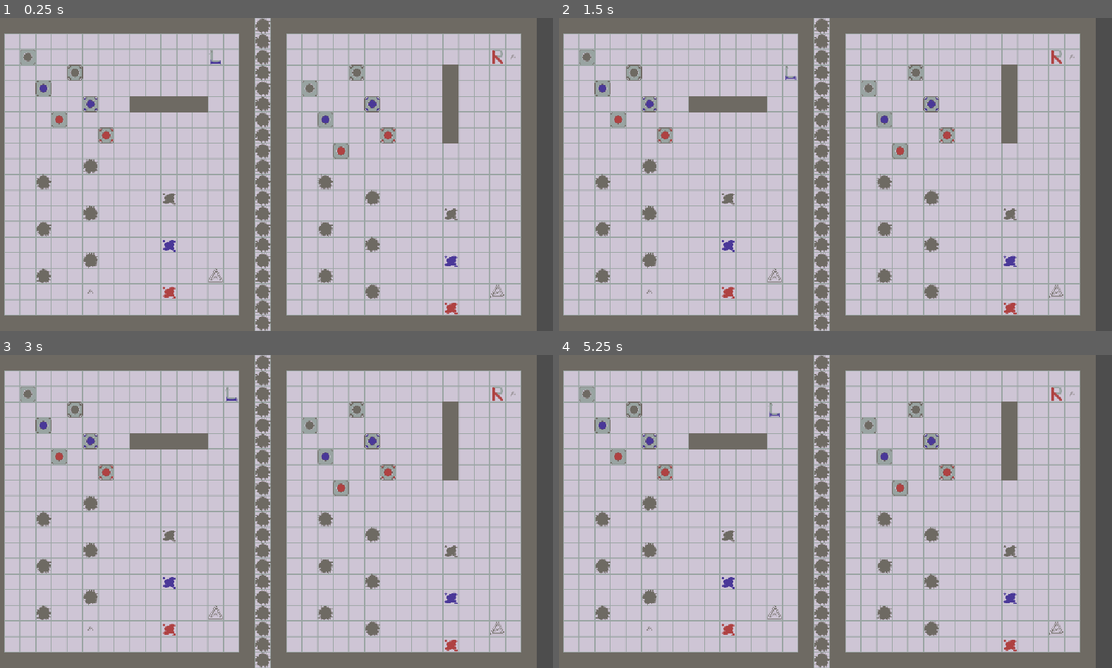
Above: before the commit, frames 1-4 (two rows, left to right).
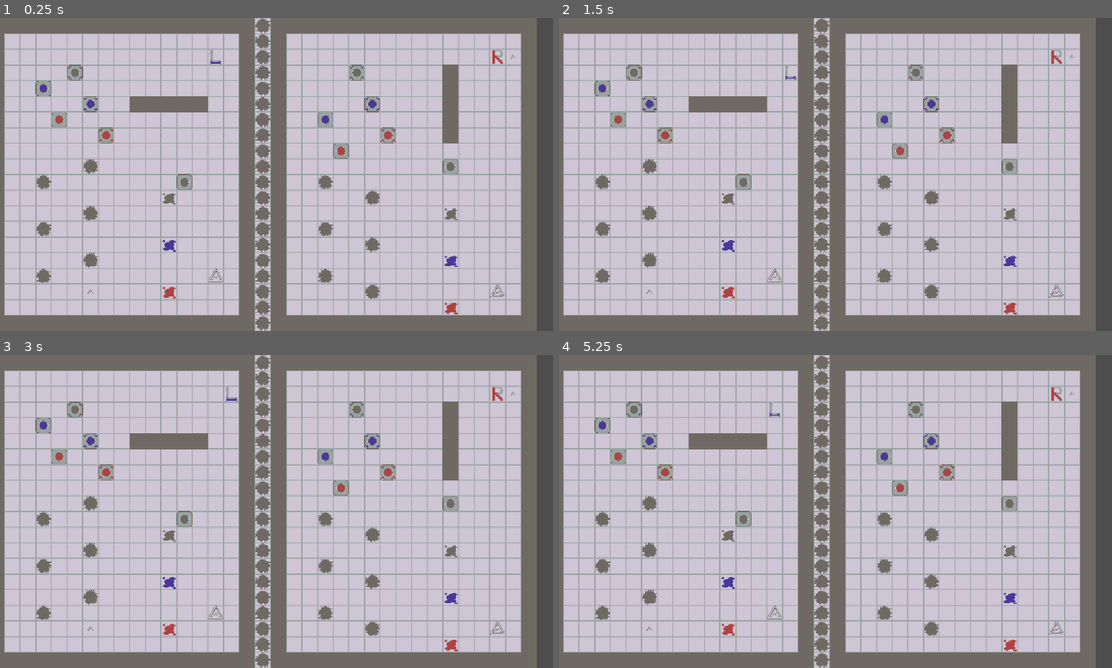
Above: after the commit, the same moments.

Repository: whitsettbe/kcol-f26-gamedevproj-cb
Game: Godot game, scene res://scenes/main.tscn
The game is run twice, just before and just after one commit, with the same random seed, the same clock (stepped at 60 frames per second) and the same inputs.
Inputs:
- Up to frame 1 (0.25 s): no input
- Up to frame 2 (1.5 s): tap Enter at 0.5 s; hold D (L_right) 0.53-1.28 s; tap Space at 1.25 s; hold S (L_down) from 1.28 s (still down)
- Up to frame 3 (3 s): tap Enter at 2 s; release S (L_down) at 2.03 s; hold D (L_right) 2.03-2.78 s; tap Space at 2.75 s; hold W (L_up) from 2.78 s (still down)
- Up to frame 4 (5.25 s): tap Enter at 3.5 s; release W (L_up) at 3.53 s; hold A (L_left) 3.53-5.03 s; tap Space at 4.25 s; hold S (L_down) from 5.03 s (still down)

The runs differ from the first frame. In frame 1, 0.5% of the frame differs, in the area x 3-83%, y 10-55%; in frame 2, 0.5%; in frame 3, 0.5%; in frame 4, 0.5%.

Commit message:
Entangled blocks roll, rolling blocks don't "add"
Sending a rolling block into another rolling block no longer combines motions.

Diff:
--- a/TornAsunder/scenes/main.tscn
+++ b/TornAsunder/scenes/main.tscn
@@ -37,7 +37,7 @@
 tile_set = ExtResource("2_tbgi4")
 
 [node name="Block" parent="." unique_id=1094868734 instance=ExtResource("1_ig7tw")]
-position = Vector2(80, 80)
+position = Vector2(400, 336)
 rolling = true
 
 [node name="Block2" parent="." unique_id=2121153980 instance=ExtResource("1_ig7tw")]
@@ -49,7 +49,8 @@
 blockColor = 2
 
 [node name="Block4" parent="." unique_id=1803402661 instance=ExtResource("1_ig7tw")]
-position = Vector2(656, 144)
+position = Vector2(944, 304)
+rolling = true
 
 [node name="Block5" parent="." unique_id=250797354 instance=ExtResource("1_ig7tw")]
 position = Vector2(688, 208)
@@ -92,12 +93,14 @@
 script = ExtResource("4_1bvp3")
 partner = NodePath("../Entangled6")
 blockType = 2
+rolling = true
 
 [node name="Entangled6" parent="." unique_id=1815994205 node_paths=PackedStringArray("partner") instance=ExtResource("1_ig7tw")]
 position = Vector2(752, 112)
 script = ExtResource("4_1bvp3")
 partner = NodePath("../Entangled5")
 blockType = 2
+rolling = true
 
 [node name="Leo" parent="." unique_id=157698511 instance=ExtResource("1_ig7tw")]
 position = Vector2(464, 80)
--- a/TornAsunder/scripts/block.gd
+++ b/TornAsunder/scripts/block.gd
@@ -21,8 +21,11 @@
 # Make an enum dropdown for block type
 #  (level listens to this and attaches scripts automatically)
 @export var blockType : BlockType
+
 @export var blockColor : BlockColor
 @export var rolling : bool
+
+var roll_direction = Vector2.ZERO
 
 # Set up raycaster to test proximal block
 @onready var ray = $RayCast2D
@@ -43,6 +46,9 @@
 
 	# If some successor was marked unmovable, don't move
 	if false in successors.values():
+		# Rolling also stops if we can't move
+		roll_direction = Vector2.ZERO
+
 		return false
 
 	# Otherwise, move this block and the successors
@@ -87,8 +93,9 @@
 	# Add successors of later blocks
 	for successor in immediate:
 		total[successor] = (successor is Block and
-				successor.pushable_by_color(pusher_color))
-		if successor is Block:
+				successor.pushable_by_color_in_dir(pusher_color, dir_vect))
+		print(self, successor, pusher_color, dir_vect, total[successor])
+		if total[successor]:
 			total.merge(successor.get_all_successors(dir_vect, pusher_color))
 
 	return total
@@ -96,7 +103,9 @@
 
 # Determine whether this block is pushable
 #  by an agent of a particular color
-func pushable_by_color(col : BlockColor):
+func pushable_by_color_in_dir(col : BlockColor, dir_vect : Vector2):
+	if not roll_direction in [Vector2.ZERO, dir_vect]:
+		return false
 	if blockColor == BlockColor.NONE:
 		return true
 	return col == blockColor
@@ -108,14 +117,19 @@
 # To do so, move the entire block and lag the sprite,
 # which will automatically try to "catch up"
 # (see block_sprite.gd);
-func move_single(dir_vect):
+func move_single(dir_vect : Vector2):
 	$SpriteTile.position -= dir_vect
 	position += dir_vect
 
 	# If a rolling block, try to move again
 	if rolling:
-		await get_tree().create_timer(ROLL_DELAY).timeout
-		move_if_possible(dir_vect)
+		roll(dir_vect)
+
+# Trigger another motion after a timeout
+func roll(dir_vect : Vector2):
+	roll_direction = dir_vect
+	await get_tree().create_timer(ROLL_DELAY).timeout
+	move_if_possible(dir_vect)
 
 
 # Replace the current tile with a floor
--- a/TornAsunder/scripts/entangled.gd
+++ b/TornAsunder/scripts/entangled.gd
@@ -13,6 +13,10 @@
 		"{0} must be the partner of its partner".format([self]))
 	assert(partner.blockColor == blockColor,
 		"{0} and its partner should have the same color".format([self]))
+	assert(partner.rolling == rolling,
+		"{0} and its partner should have the same rolling status".format([self]))
+	assert(partner.rolling == rolling,
+		"{0} and its partner should have distinct names".format([self]))
 	super()
 
 
@@ -32,6 +36,19 @@
 	return out
 
 
+# Since both this block and its partner will be
+#  asked to roll, only one needs to do so.
+#  Assumes distinct names.
+func roll(dir_vect : Vector2):
+	# Ensure both entangled blocks appear to be rolling,
+	#  though only one will be managing the roll
+	roll_direction = dir_vect
+
+	# Compare nodes by reference
+	if self.name < partner.name:
+		super(dir_vect)
+
+
 # Fill a hole under this tile,
 #  or petrify it if the partner filled a hole
 func fill_hole():
--- a/TornAsunder/scripts/player.gd
+++ b/TornAsunder/scripts/player.gd
@@ -11,8 +11,10 @@
 	rolling = false
 
 
-# Player should be pushable by any color agent
-func pushable_by_color(col : BlockColor):
+# Player should be pushable by any color agent,
+#  and players don't "roll" so direction comparison
+#  isn't important
+func pushable_by_color_in_dir(col : BlockColor, dir_vect : Vector2):
 	return true
 
 
